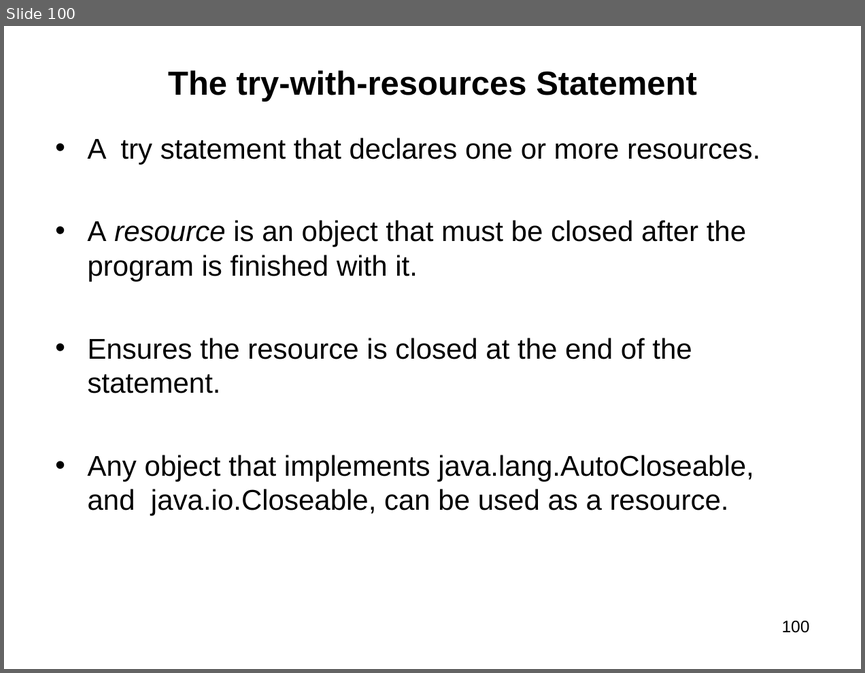
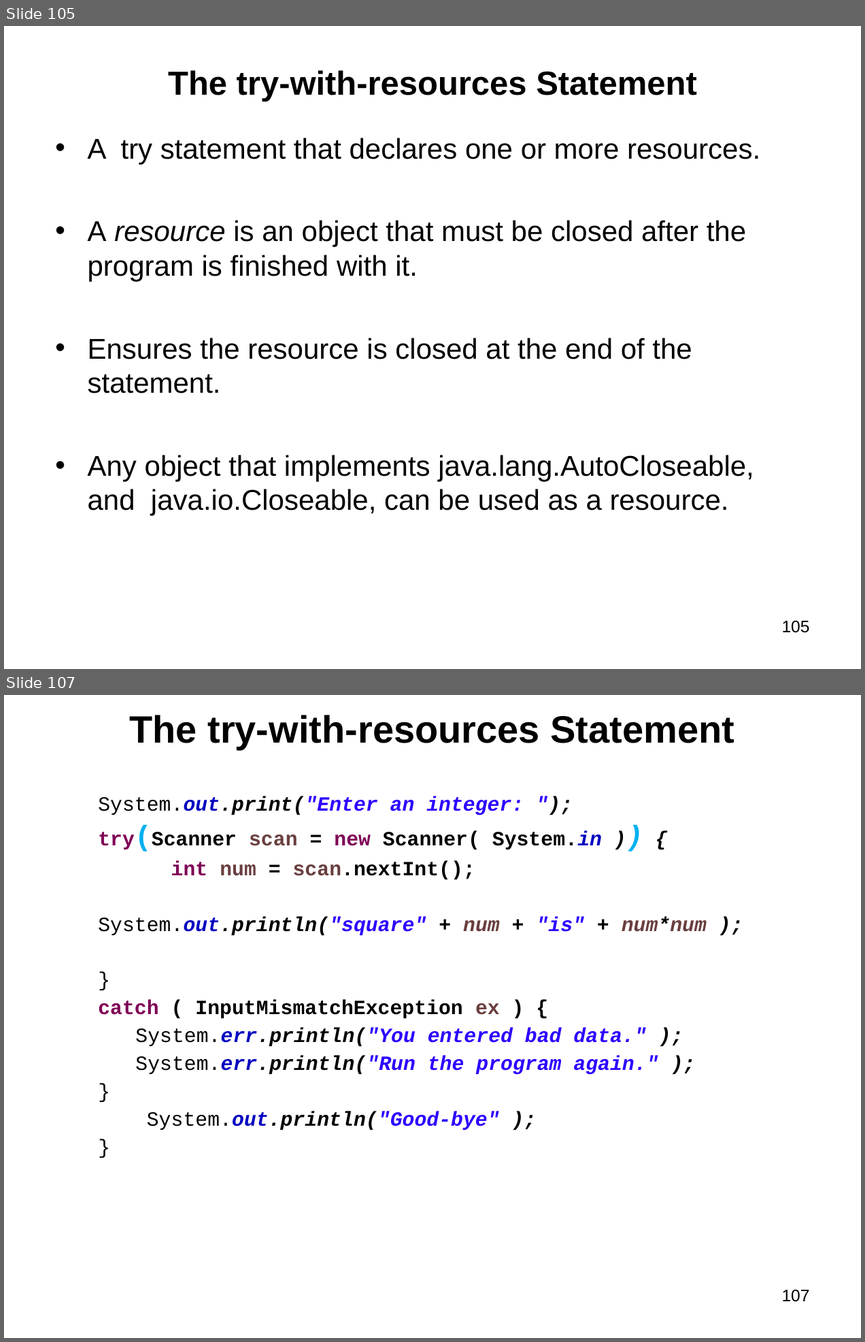
Before and after one commit to vatsanTraining/freshers_dec_2021, a slide deck: JavaModule_2_Excella.ppt. Shown one above the other, each under a label of ours: slide 100 before the commit, slides 105 and 107 after it; the slides between them are not shown. The pictures are 865x673 and 865x1342 pixels, drawn with LibreOffice and Linux fonts; fonts in the diff are those of the drawing; background and template pictures are left out. Boxes give left, top, right and bottom in pixels: in the first picture for what was removed or moved away, otherwise in the second. Text is boxed around its words. In the diff, an @@ line names an element or a change of style, - is before the commit and + after.

```diff
--- a/JavaModule_2_Excella.ppt
+++ b/JavaModule_2_Excella.ppt
@@ slide 107 added at [4, 695, 861, 1338], background picture (left out) @@
@@ title added at [129, 715, 734, 750], 32 pt, text #000000, bold @@
+The try-with-resources Statement
@@ text added at [98, 796, 706, 1130], 17 pt, text #000000, bold, italic @@
+  System.out.print("Enter an integer: ");
+  try(Scanner scan = new Scanner( System.in )) {
+  int num = scan.nextInt();
+  System.out.println("square" + num + "is" + num*num );
+  }
+  catch ( InputMismatchException ex ) {
+    System.err.println("You entered bad data." );
+    System.err.println("Run the program again." );
+  }
+  System.out.println("Good-bye" );
+  }
@@ page number added at [782, 1289, 810, 1302], 14 pt, text #000000 @@
+107
@@ what was slide 100 is now slide 105 @@
@@ page number at [782, 620, 810, 633]: text changed @@
-100
+105
```
Also in this commit, not shown: 12 slides changed, 15 other slides added, 9 slides removed.
